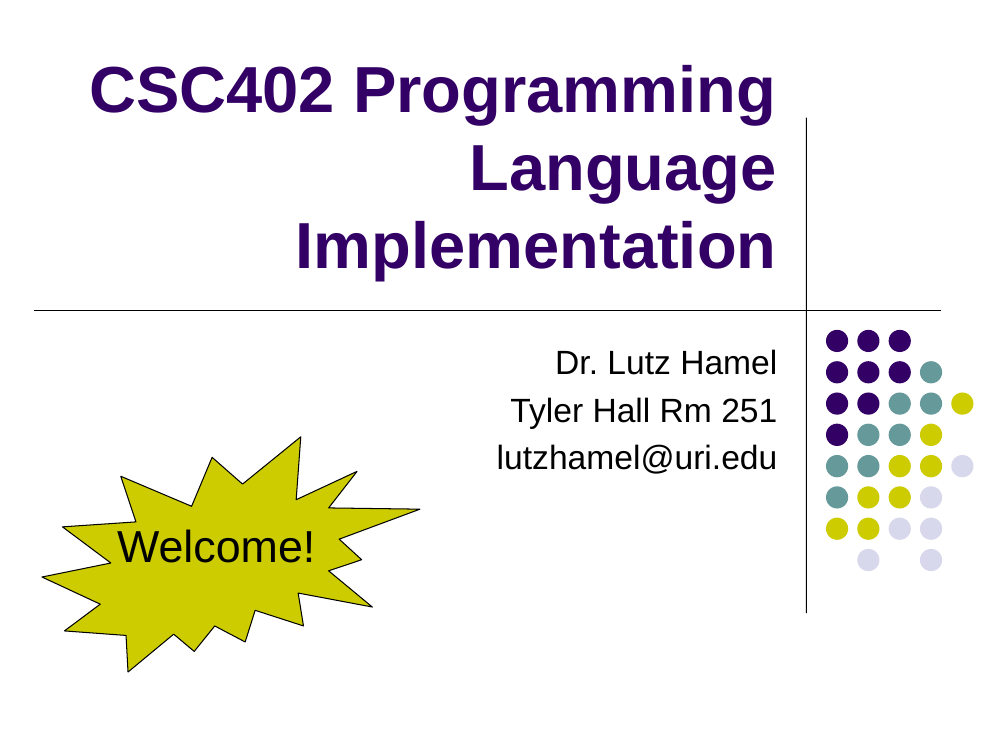
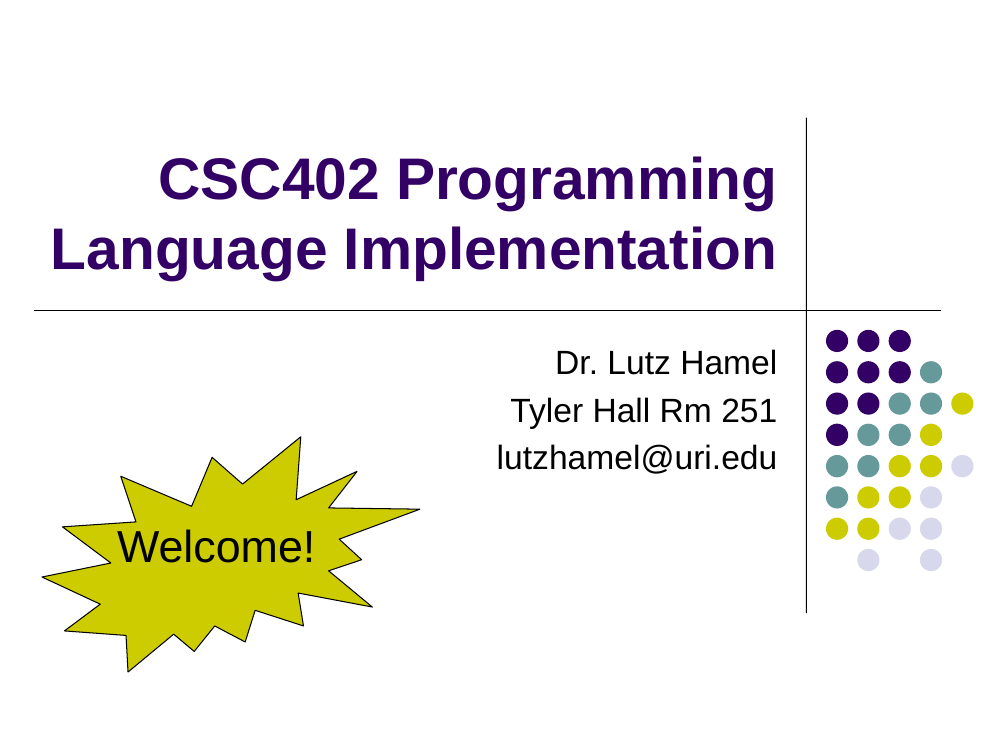
Before and after one commit to lutzhamel/CSC402, a slide deck: slide 1 of notes/csc402-ln001.pptx. Drawn at 1008x756 pixels with LibreOffice and Linux fonts; fonts in the diff are those of the drawing. Boxes give left, top, right and bottom in pixels: in the first picture for what was removed or moved away, otherwise in the second. Text is boxed around its words. In the diff, an @@ line names an element or a change of style, - is before the commit and + after.

```diff
--- a/notes/csc402-ln001.pptx
+++ b/notes/csc402-ln001.pptx
@@ title "CSC402 Programming Language Implementation" at box(51, 156, 777, 280): size 46.6 to 41.9 pt @@
```
Also in this commit, not shown: 6 other slides changed, 1 slide added, 1 other file.
